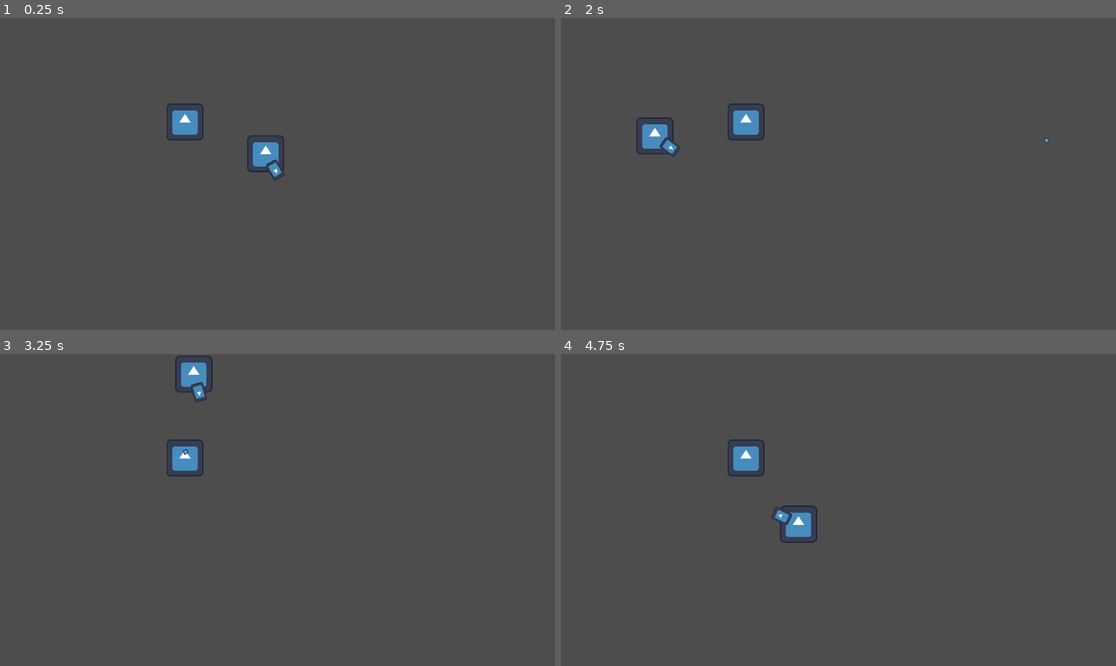
Above: before the commit, frames 1-4 (two rows, left to right).
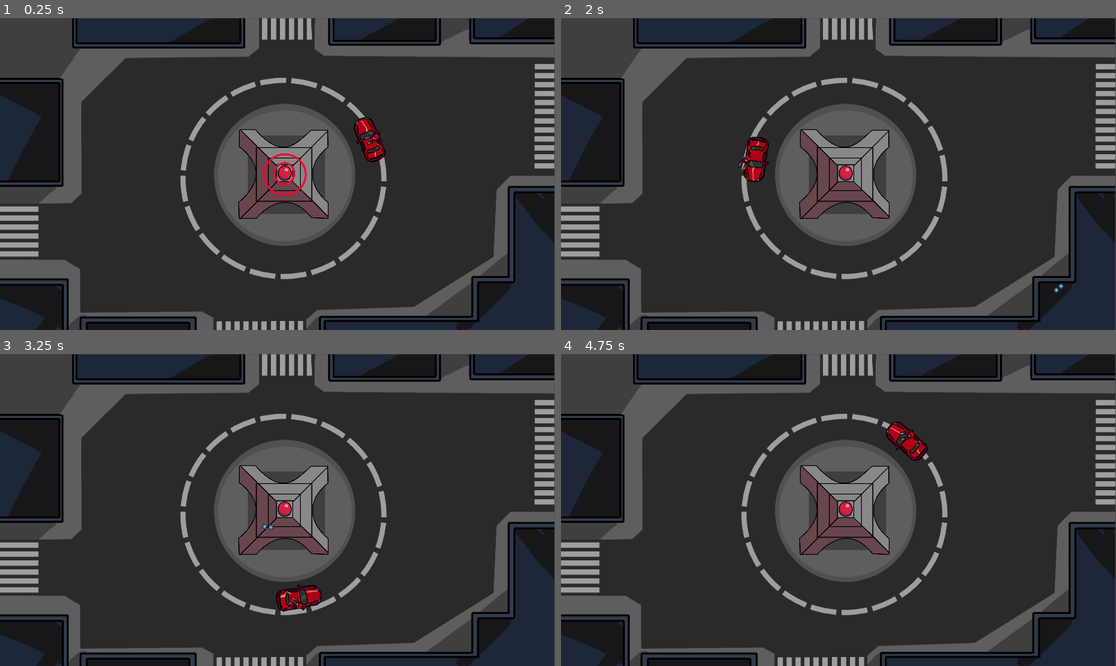
Above: after the commit, the same moments.

Repository: DevSkully/GMK_JAM
Game: Godot game, scene res://Scenes/test_World/world.tscn
The game is run twice, just before and just after one commit, with the same random seed, the same clock (stepped at 60 frames per second) and the same inputs. Before the commit the project has no main scene; this scene is started directly in both runs. The engine's default icon, where the game draws it, is replaced by a stand-in: a white triangle on a blue panel in a dark square.
Inputs (mouse positions are in pixels of both pictures, inside the frame that each line leads up to):
- Up to frame 1 (0.25 s): no input
- Up to frame 2 (2 s): move the mouse to (960, 158) at 0.52 s; click (960, 158) at 0.6 s; move the mouse to (727, 189) at 1.27 s; click (727, 189) at 1.35 s
- Up to frame 3 (3.25 s): move the mouse to (333, 441) at 2.02 s; click (333, 441) at 2.1 s; move the mouse to (249, 572) at 2.77 s; click (249, 572) at 2.85 s
- Up to frame 4 (4.75 s): move the mouse to (1005, 556) at 3.52 s; click (1005, 556) at 3.6 s; move the mouse to (672, 463) at 4.27 s; click (672, 463) at 4.35 s

The runs differ from the first frame. In frame 1, 81% of the frame differs, in the area x 0-100%, y 0-100%; in frame 2, 81%; in frame 3, 81%; in frame 4, 81%.

Commit message:
fix: used sprites and updated code

Diff:
--- a/Objects/Car.tscn
+++ b/Objects/Car.tscn
@@ -1,21 +1,65 @@
-[gd_scene load_steps=6 format=3 uid="uid://b4nlnpos6fqwq"]
+[gd_scene load_steps=11 format=3 uid="uid://b4nlnpos6fqwq"]
 
-[ext_resource type="Texture2D" uid="uid://du2bbfdl00l8e" path="res://icon.svg" id="1_7km7h"]
 [ext_resource type="Script" uid="uid://c2dqfvfe6l5ay" path="res://Objects/Car_Script.gd" id="1_mlop7"]
+[ext_resource type="Texture2D" uid="uid://banku8bviw03k" path="res://Assets/CarRun.png" id="3_a3eai"]
 [ext_resource type="PackedScene" uid="uid://brqlvm1v265la" path="res://Objects/arrow.tscn" id="3_tena4"]
 [ext_resource type="Resource" uid="uid://bq1wt282h5uk3" path="res://Resource/Guns/Normal_Gun.tres" id="4_5x53x"]
 
+[sub_resource type="AtlasTexture" id="AtlasTexture_qoqc7"]
+atlas = ExtResource("3_a3eai")
+region = Rect2(0, 0, 229, 399)
+
+[sub_resource type="AtlasTexture" id="AtlasTexture_lb41p"]
+atlas = ExtResource("3_a3eai")
+region = Rect2(229, 0, 229, 399)
+
+[sub_resource type="AtlasTexture" id="AtlasTexture_wdddm"]
+atlas = ExtResource("3_a3eai")
+region = Rect2(0, 399, 229, 399)
+
+[sub_resource type="AtlasTexture" id="AtlasTexture_jyjsn"]
+atlas = ExtResource("3_a3eai")
+region = Rect2(229, 399, 229, 399)
+
+[sub_resource type="SpriteFrames" id="SpriteFrames_2f5fe"]
+animations = [{
+"frames": [{
+"duration": 1.0,
+"texture": SubResource("AtlasTexture_qoqc7")
+}, {
+"duration": 1.0,
+"texture": SubResource("AtlasTexture_lb41p")
+}, {
+"duration": 1.0,
+"texture": SubResource("AtlasTexture_wdddm")
+}, {
+"duration": 1.0,
+"texture": SubResource("AtlasTexture_jyjsn")
+}],
+"loop": true,
+"name": &"default",
+"speed": 9.0
+}]
+
 [sub_resource type="RectangleShape2D" id="RectangleShape2D_o5bju"]
-size = Vector2(128, 128)
+size = Vector2(96, 160)
 
 [node name="Car" type="CharacterBody2D"]
+position = Vector2(0, 1)
 script = ExtResource("1_mlop7")
 
 [node name="Car_Sprite" type="Sprite2D" parent="."]
-texture = ExtResource("1_7km7h")
+scale = Vector2(0.4, 0.4)
+
+[node name="AnimatedSprite2D" type="AnimatedSprite2D" parent="Car_Sprite"]
+sprite_frames = SubResource("SpriteFrames_2f5fe")
+autoplay = "default"
+frame_progress = 0.238919
 
 [node name="CollisionShape2D" type="CollisionShape2D" parent="."]
+position = Vector2(1, -1)
 shape = SubResource("RectangleShape2D_o5bju")
 
 [node name="Arrow" parent="." instance=ExtResource("3_tena4")]
+position = Vector2(31, 2)
 type = ExtResource("4_5x53x")
--- a/Objects/Car_Script.gd
+++ b/Objects/Car_Script.gd
@@ -3,25 +3,23 @@
 
 signal Center_Offset(Vector2)
 
-@export var radius : float = 200.0
+var radius : float = 0.0
 @export var speed : float = 1.5
 
-var tower : Vector2
+@onready var tower = get_node("../CentralTower")
 var angle : float = 0.0
 
 func _ready() -> void:
-	Center_Offset.connect(_offset)
-
-func _offset(center:Vector2)->void:
-	tower = center
+	# get radius from distance between car and tower in the world
+	radius = global_position.distance_to(tower.global_position)
 
 func motion()->void:
-	angle += speed * get_physics_process_delta_time()
+	angle -= speed * get_physics_process_delta_time()
 	var x_pos = cos(angle)
 	var y_pos = sin(angle)
-	position.x = radius * x_pos + tower.x
-	position.y = radius * y_pos + tower.y
-
+	position.x = radius * x_pos + tower.global_position.x
+	position.y = radius * y_pos + tower.global_position.y
+	rotation = atan2(position.y - tower.global_position.y, position.x - tower.global_position.x)
 func _physics_process(delta: float) -> void:
 	motion()
 	move_and_slide()
--- a/Objects/Central_Tower.tscn
+++ b/Objects/Central_Tower.tscn
@@ -1,13 +1,42 @@
-[gd_scene load_steps=5 format=3 uid="uid://dfbn5214mh48b"]
+[gd_scene load_steps=9 format=3 uid="uid://dfbn5214mh48b"]
 
 [ext_resource type="Script" uid="uid://byv2og0oxymik" path="res://Scripts/CT_Script.gd" id="1_ihgvf"]
-[ext_resource type="Texture2D" uid="uid://du2bbfdl00l8e" path="res://icon.svg" id="2_0qie1"]
+[ext_resource type="Texture2D" uid="uid://cvrwgjsjhsvw8" path="res://Assets/Tower.png" id="2_0qie1"]
 
 [sub_resource type="RectangleShape2D" id="RectangleShape2D_5mpcu"]
 size = Vector2(127, 128)
 
-[sub_resource type="CircleShape2D" id="CircleShape2D_yle41"]
-radius = 85.0059
+[sub_resource type="AtlasTexture" id="AtlasTexture_5mpcu"]
+atlas = ExtResource("2_0qie1")
+region = Rect2(0, 0, 873, 946)
+
+[sub_resource type="AtlasTexture" id="AtlasTexture_sqewm"]
+atlas = ExtResource("2_0qie1")
+region = Rect2(873, 0, 873, 946)
+
+[sub_resource type="AtlasTexture" id="AtlasTexture_7xhhh"]
+atlas = ExtResource("2_0qie1")
+region = Rect2(1746, 0, 873, 946)
+
+[sub_resource type="SpriteFrames" id="SpriteFrames_nbbqh"]
+animations = [{
+"frames": [{
+"duration": 3.0,
+"texture": SubResource("AtlasTexture_5mpcu")
+}, {
+"duration": 1.0,
+"texture": SubResource("AtlasTexture_sqewm")
+}, {
+"duration": 1.0,
+"texture": SubResource("AtlasTexture_7xhhh")
+}],
+"loop": true,
+"name": &"default",
+"speed": 7.0
+}]
+
+[sub_resource type="RectangleShape2D" id="RectangleShape2D_0qie1"]
+size = Vector2(203, 193)
 
 [node name="CentralTower" type="Node2D"]
 script = ExtResource("1_ihgvf")
@@ -19,9 +48,16 @@
 shape = SubResource("RectangleShape2D_5mpcu")
 
 [node name="Sprite2D" type="Sprite2D" parent="."]
-texture = ExtResource("2_0qie1")
+scale = Vector2(0.4, 0.4)
+
+[node name="AnimatedSprite2D" type="AnimatedSprite2D" parent="Sprite2D"]
+position = Vector2(29, -31)
+sprite_frames = SubResource("SpriteFrames_nbbqh")
+autoplay = "default"
+frame_progress = 0.657864
 
 [node name="Enemy Detection" type="Area2D" parent="."]
 
 [node name="CollisionShape2D" type="CollisionShape2D" parent="Enemy Detection"]
-shape = SubResource("CircleShape2D_yle41")
+position = Vector2(-2.5, 4.5)
+shape = SubResource("RectangleShape2D_0qie1")
--- a/Objects/arrow.tscn
+++ b/Objects/arrow.tscn
@@ -1,16 +1,67 @@
-[gd_scene load_steps=3 format=3 uid="uid://brqlvm1v265la"]
+[gd_scene load_steps=9 format=3 uid="uid://brqlvm1v265la"]
 
-[ext_resource type="Texture2D" uid="uid://du2bbfdl00l8e" path="res://icon.svg" id="1_a6q2e"]
 [ext_resource type="Script" uid="uid://dmxewy5q06f8l" path="res://Objects/arrow_script.gd" id="1_l0n1x"]
+[ext_resource type="Texture2D" uid="uid://c2s3cm2ust7hk" path="res://Assets/Gunner.png" id="2_l0n1x"]
+
+[sub_resource type="AtlasTexture" id="AtlasTexture_vmal3"]
+atlas = ExtResource("2_l0n1x")
+region = Rect2(0, 0, 102, 173)
+
+[sub_resource type="AtlasTexture" id="AtlasTexture_t6783"]
+atlas = ExtResource("2_l0n1x")
+region = Rect2(102, 0, 102, 173)
+
+[sub_resource type="AtlasTexture" id="AtlasTexture_xu0xr"]
+atlas = ExtResource("2_l0n1x")
+region = Rect2(204, 0, 102, 173)
+
+[sub_resource type="AtlasTexture" id="AtlasTexture_4qqkk"]
+atlas = ExtResource("2_l0n1x")
+region = Rect2(0, 173, 102, 173)
+
+[sub_resource type="AtlasTexture" id="AtlasTexture_bsyvs"]
+atlas = ExtResource("2_l0n1x")
+region = Rect2(102, 173, 102, 173)
+
+[sub_resource type="SpriteFrames" id="SpriteFrames_reu0k"]
+animations = [{
+"frames": [{
+"duration": 1.0,
+"texture": SubResource("AtlasTexture_vmal3")
+}, {
+"duration": 1.0,
+"texture": SubResource("AtlasTexture_t6783")
+}, {
+"duration": 1.0,
+"texture": SubResource("AtlasTexture_xu0xr")
+}, {
+"duration": 1.0,
+"texture": SubResource("AtlasTexture_4qqkk")
+}, {
+"duration": 1.0,
+"texture": SubResource("AtlasTexture_bsyvs")
+}],
+"loop": true,
+"name": &"default",
+"speed": 5.0
+}]
 
 [node name="Arrow" type="Node2D"]
 script = ExtResource("1_l0n1x")
 
 [node name="Sprite2D" type="Sprite2D" parent="."]
-position = Vector2(65, 0)
-rotation = 1.5708
-scale = Vector2(0.34375, 0.5)
-texture = ExtResource("1_a6q2e")
+position = Vector2(23, -7.27596e-12)
+rotation = 6.28319
+scale = Vector2(0.34375, 0.350642)
 
-[node name="Marker2D" type="Marker2D" parent="."]
-position = Vector2(64, 1.90735e-06)
+[node name="AnimatedSprite2D" type="AnimatedSprite2D" parent="Sprite2D"]
+position = Vector2(-23.2727, 0)
+rotation = -1.5708
+sprite_frames = SubResource("SpriteFrames_reu0k")
+autoplay = "default"
+
+[node name="Marker2DLeft" type="Marker2D" parent="."]
+position = Vector2(44, -10)
+
+[node name="Marker2DRight" type="Marker2D" parent="."]
+position = Vector2(44, 11)
--- a/Objects/arrow_script.gd
+++ b/Objects/arrow_script.gd
@@ -4,7 +4,8 @@
 @export var type : Weapon_Base_Resource
 
 @onready var bullet = preload("res://Objects/Bullet.tscn")
-@onready var muzzle:Marker2D = $Marker2D
+@onready var muzzleR:Marker2D = $Marker2DRight
+@onready var muzzleL:Marker2D = $Marker2DLeft
 
 var attack_cooldown : bool = true
 
@@ -16,18 +17,29 @@
 	else:
 		scale.y = 1
 
-	print(attack_cooldown)
 	if attack_cooldown:
 		shoot("Fire")
 
 func shoot(event:String)->void:
 	if Input.is_action_just_pressed(event):
 		attack_cooldown = false
-		var bullet_obj = bullet.instantiate()
-		get_tree().root.add_child(bullet_obj)
-		(bullet_obj as Node2D).global_position = muzzle.global_position
-		(bullet_obj as Node2D).rotation = rotation
-		bullet_obj.Damage.emit(type.damage)
+
+		# TO-DO: for shotgun and rocket launcher power-ups we should use one marker
+		# but for default pistols and UZI we'll use two markers --
+
+		# instantiate right bullet
+		var bullet_objR = bullet.instantiate()
+		get_tree().root.add_child(bullet_objR)
+		(bullet_objR as Node2D).global_position = muzzleR.global_position
+		(bullet_objR as Node2D).rotation = (get_global_mouse_position() - muzzleR.global_position).normalized().angle()
+
+		# instantiate left bullet
+		var bullet_objL = bullet.instantiate()
+		get_tree().root.add_child(bullet_objL)
+		(bullet_objL as Node2D).global_position = muzzleL.global_position
+		(bullet_objL as Node2D).rotation = (get_global_mouse_position() - muzzleR.global_position).normalized().angle()
+		bullet_objL.Damage.emit(type.damage)
+
 		on_cooldown(type.attack_cooldown)
 
 func on_cooldown(seconds:float)->void:
--- a/Scenes/test_World/world.tscn
+++ b/Scenes/test_World/world.tscn
@@ -1,14 +1,21 @@
-[gd_scene load_steps=4 format=3 uid="uid://bcd7vuoh333yc"]
+[gd_scene load_steps=5 format=3 uid="uid://bcd7vuoh333yc"]
 
 [ext_resource type="Script" uid="uid://h2uw5w43223m" path="res://Scenes/test_World/world_script.gd" id="1_5s6mh"]
 [ext_resource type="PackedScene" uid="uid://b4nlnpos6fqwq" path="res://Objects/Car.tscn" id="1_au5re"]
 [ext_resource type="PackedScene" uid="uid://dfbn5214mh48b" path="res://Objects/Central_Tower.tscn" id="3_hr62t"]
+[ext_resource type="Texture2D" uid="uid://bsfyfdoo3tuq0" path="res://Assets/background.png" id="4_nu1vi"]
 
 [node name="World" type="Node2D"]
 script = ExtResource("1_5s6mh")
 
 [node name="Car" parent="." instance=ExtResource("1_au5re")]
-radius = 300.0
+position = Vector2(674, 554)
+rotation = -6.28319
 
 [node name="CentralTower" parent="." instance=ExtResource("3_hr62t")]
-position = Vector2(640, 360)
+position = Vector2(985, 535)
+
+[node name="Sprite2D" type="Sprite2D" parent="."]
+z_index = -1
+position = Vector2(958, 541)
+texture = ExtResource("4_nu1vi")
--- a/Scenes/test_World/world_script.gd
+++ b/Scenes/test_World/world_script.gd
@@ -1,19 +1,9 @@
 class_name World
 extends Node2D
 
-var tower : Tower
-var car : Car
 
 func _ready() -> void:
-	assign_car_to_tower()
-
-func assign_car_to_tower()->void:
-	for child in get_children():
-		if child is Tower:
-			tower = child
-		if child is Car:
-			car = child
-	car.Center_Offset.emit(tower.global_position)
+	pass
 
 func spawn_enemies()->void:
 	pass
--- a/project.godot
+++ b/project.godot
@@ -11,6 +11,7 @@
 [application]
 
 config/name="GMK_JAM"
+run/main_scene="uid://bcd7vuoh333yc"
 config/features=PackedStringArray("4.4", "GL Compatibility")
 config/icon="res://icon.svg"
 
Not shown: 1 places in Objects/Bullet.tscn that only renumber resources
Not shown, changed: README.MD
